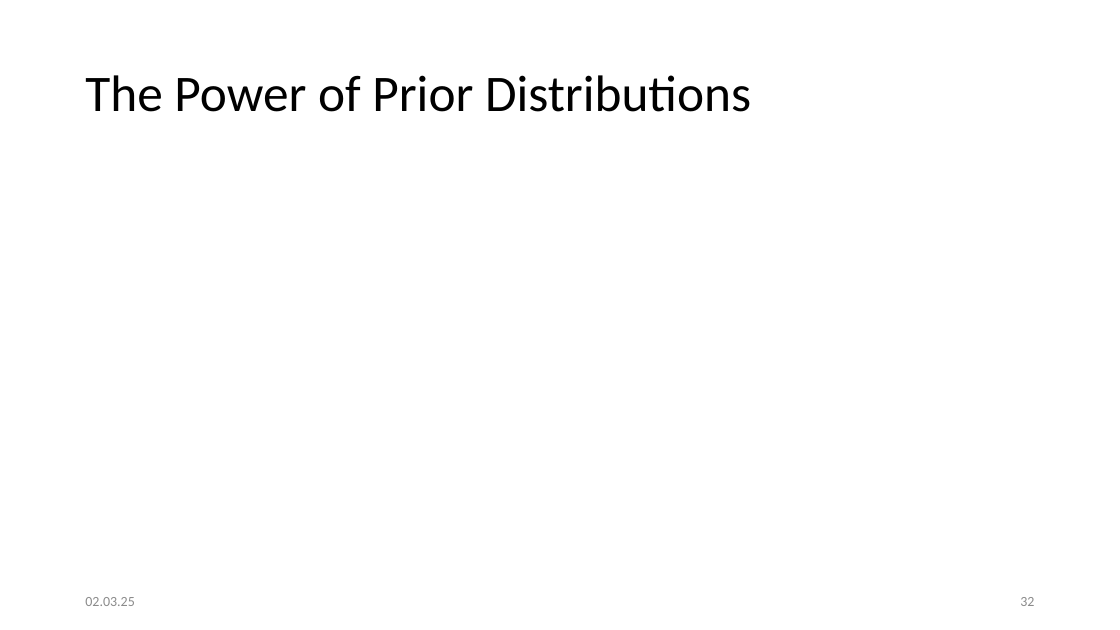
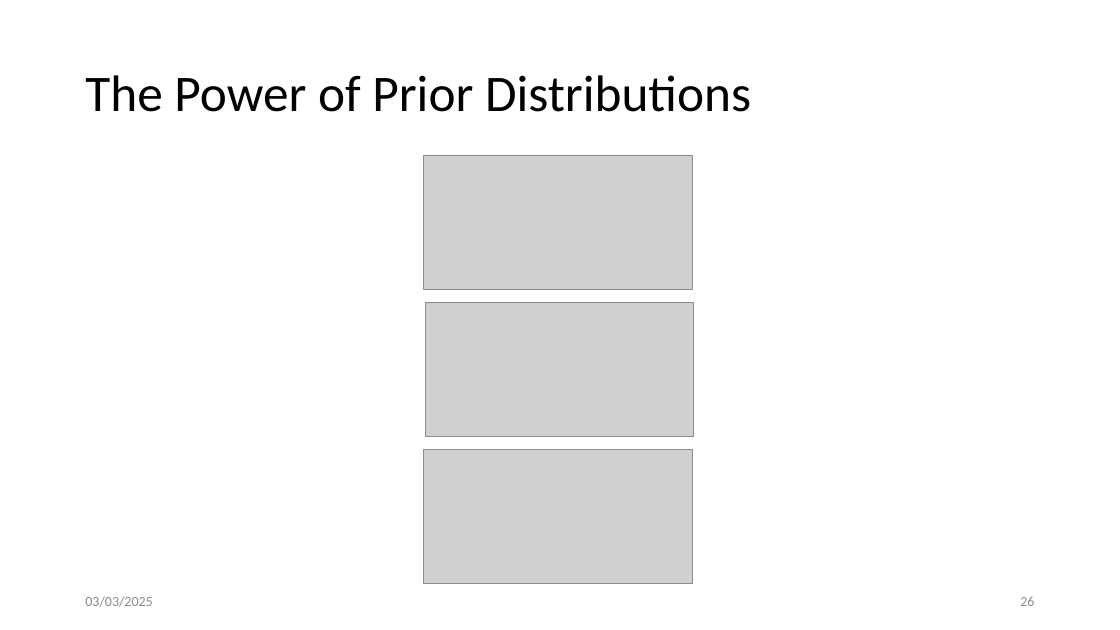
Before and after one commit to penelopenelope/ebi_mofa_workshop_precision_medicine, a slide deck: slide 27 of presentation.pptx (slide 33 before the commit). Drawn at 1120x630 pixels with LibreOffice and Linux fonts; fonts in the diff are those of the drawing; grey boxes stand for pictures. Boxes give left, top, right and bottom in pixels: in the first picture for what was removed or moved away, otherwise in the second. Text is boxed around its words. In the diff, an @@ line names an element or a change of style, - is before the commit and + after.

```diff
--- a/presentation.pptx
+++ b/presentation.pptx
@@ picture added at (x1=423, y1=155, x2=692, y2=290) @@
@@ picture added at (x1=425, y1=302, x2=694, y2=437) @@
@@ picture added at (x1=423, y1=450, x2=692, y2=584) @@
@@ text at (x1=85, y1=596, x2=152, y2=607): text changed @@
-02.03.25
+03/03/2025
@@ page number at (x1=1020, y1=597, x2=1034, y2=606): text changed @@
-32
+26
```
Also in this commit, not shown: 24 other slides changed, 4 slides added, 8 slides removed, 1 other file.
